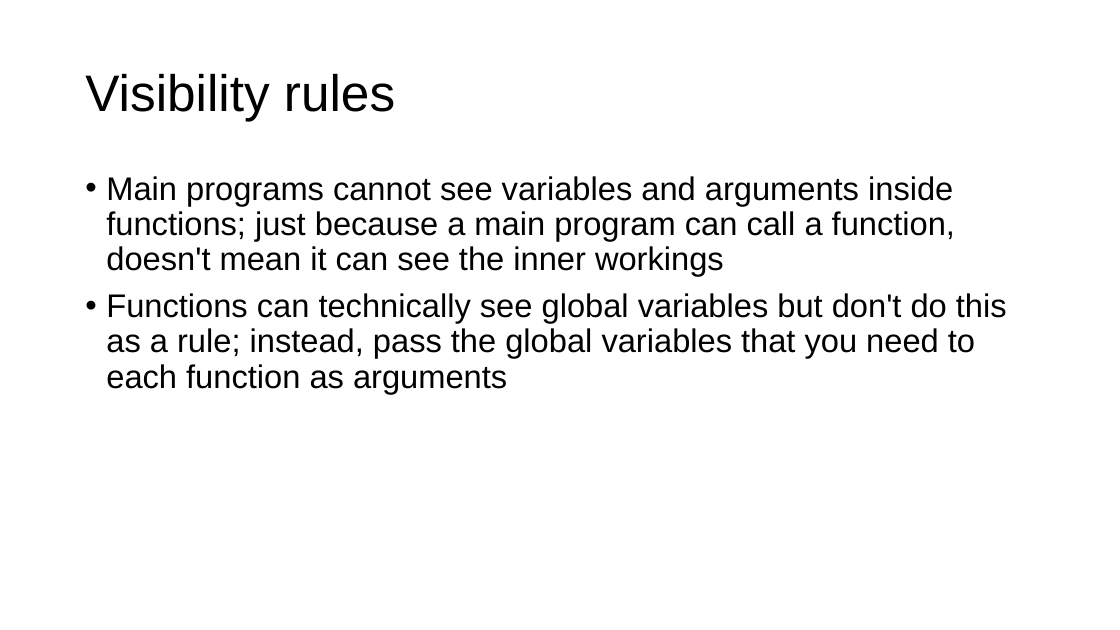
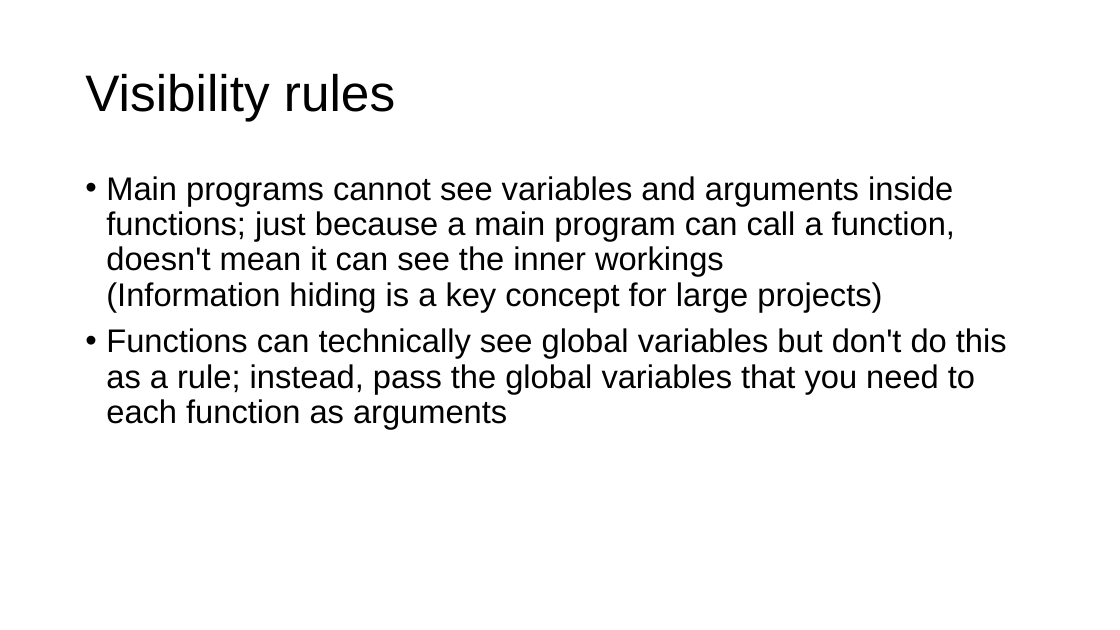
Before and after one commit to parrt/msds501, a slide deck: slide 24 of slides/functions.pptx. Drawn at 1120x630 pixels with LibreOffice and Linux fonts; fonts in the diff are those of the drawing; background and template pictures are left out. Boxes give left, top, right and bottom in pixels: in the first picture for what was removed or moved away, otherwise in the second. Text is boxed around its words. In the diff, an @@ line names an element or a change of style, - is before the commit and + after.

```diff
--- a/slides/functions.pptx
+++ b/slides/functions.pptx
@@ text at (x1=106, y1=176, x2=955, y2=311): text changed @@
-• Main programs cannot see variables and arguments inside functions; just because a main program can call a function, doesn't mean it can see the inner workings
+• Main programs cannot see variables and arguments inside functions; just because a main program can call a function, doesn't mean it can see the inner workings
+  (Information hiding is a key concept for large projects)
```
Also in this commit, not shown: 2 other slides changed, 1 slide added, 4 other files.
